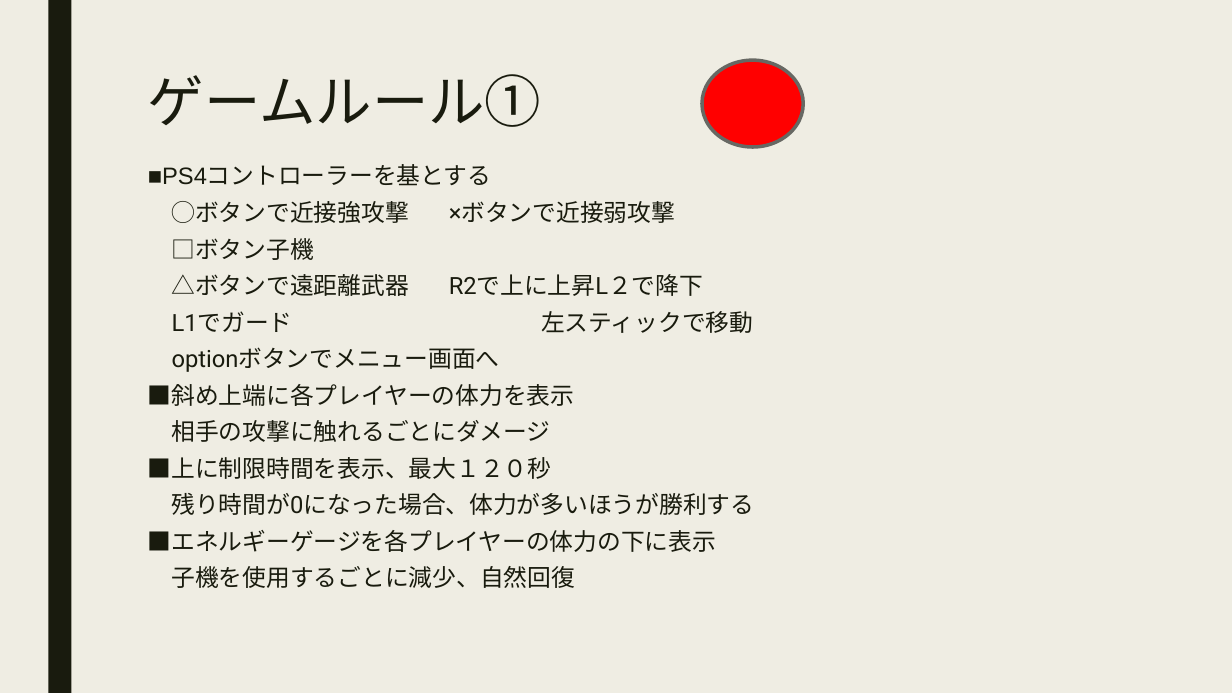
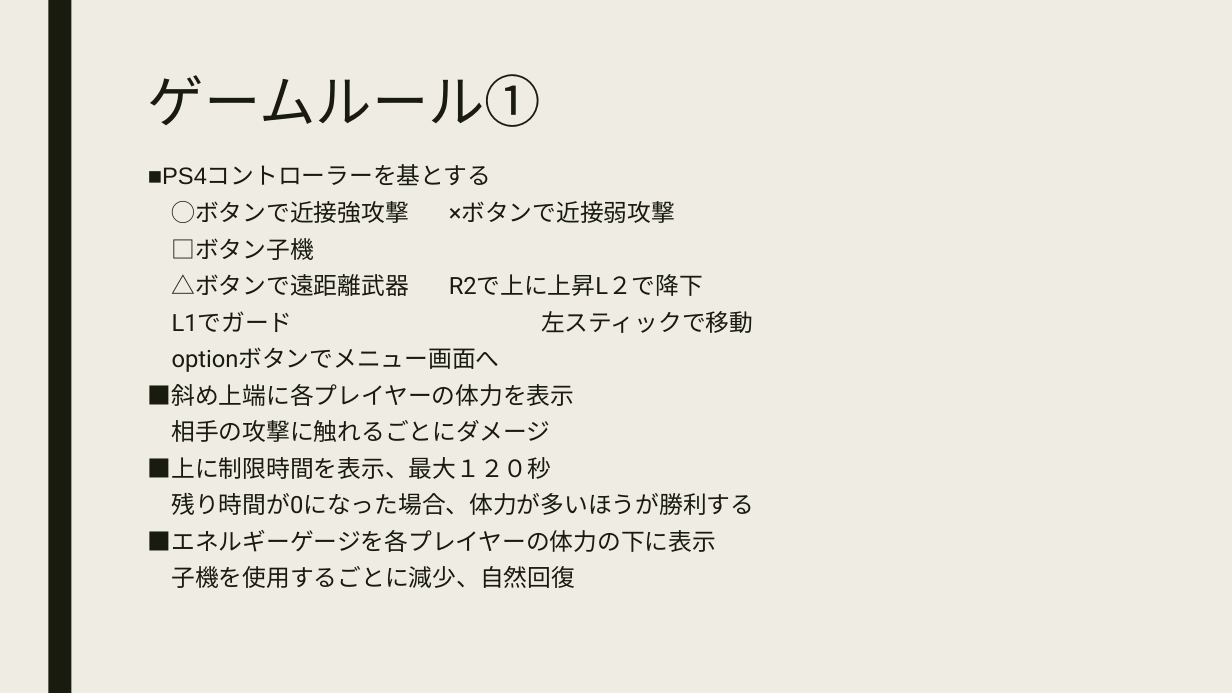
Before and after one commit to Specification/SpaceBattleShip, a slide deck: slide 9 of doc/後期プロゼミ仕様書UFO.pptx. Drawn at 1232x693 pixels with LibreOffice and Linux fonts; fonts in the diff are those of the drawing. Boxes give left, top, right and bottom in pixels: in the first picture for what was removed or moved away, otherwise in the second. Text is boxed around its words. In the diff, an @@ line names an element or a change of style, - is before the commit and + after.

```diff
--- a/doc/後期プロゼミ仕様書UFO.pptx
+++ b/doc/後期プロゼミ仕様書UFO.pptx
@@ ellipse removed at bbox=[702, 60, 804, 147] @@
```
Also in this commit, not shown: 1 other slide changed, 8 other files.
